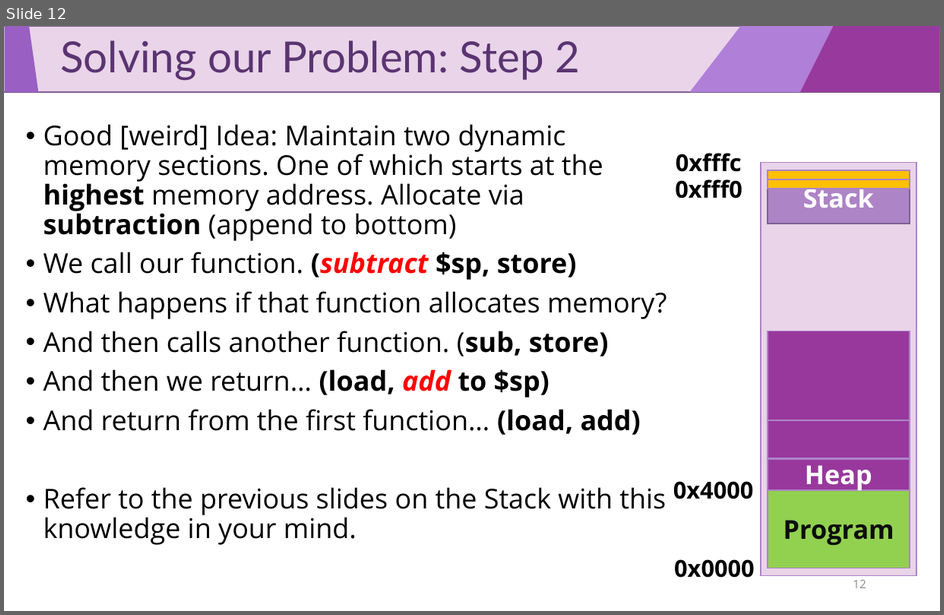
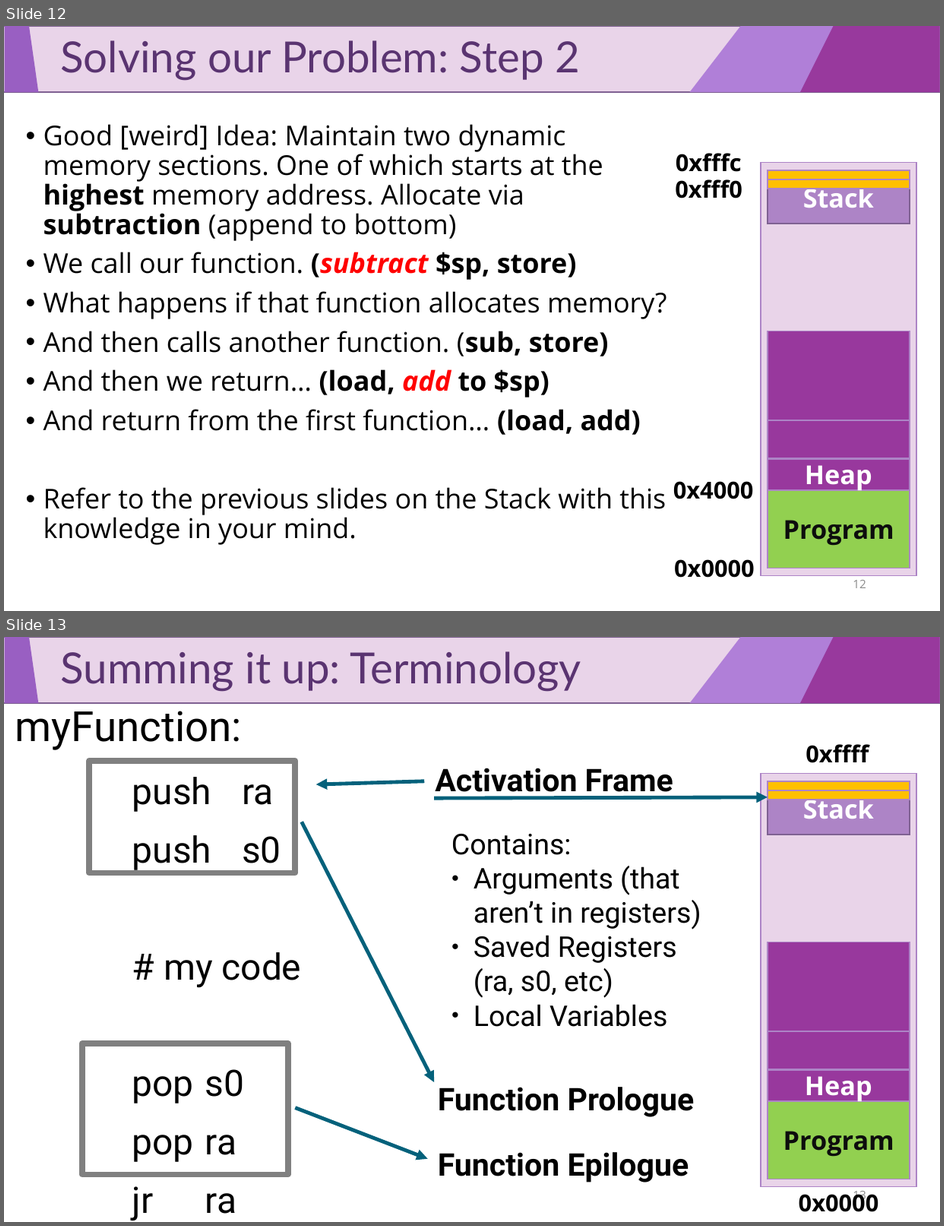
Before and after one commit to luisfnqoliveira/cs447-1, a slide deck: slides/09_CS0447_The_Stack.pptx. Shown one above the other, each under a label of ours: slide 12 before the commit, slides 12 and 13 after it. The pictures are 944x615 and 944x1226 pixels, drawn with LibreOffice and Linux fonts; fonts in the diff are those of the drawing. Boxes give left, top, right and bottom in pixels: in the first picture for what was removed or moved away, otherwise in the second. Text is boxed around its words. In the diff, an @@ line names an element or a change of style, - is before the commit and + after.

Commit message:
Updates stack slides, adds bitwise/bitfield slides, project 1.

```diff
--- a/slides/09_CS0447_The_Stack.pptx
+++ b/slides/09_CS0447_The_Stack.pptx
@@ slide 13 added at [4, 637, 940, 1222], background #FFFFFF; not listed: 4 template elements that a slide beside it also shows @@
@@ title added at [61, 651, 582, 692], 33 pt, text #5A3471 @@
+Summing it up: Terminology
@@ text added at [15, 711, 302, 1221], 28 pt, text #000000 @@
+myFunction:
+  push ra
+  push s0
+  # my code
+  pop s0
+  pop ra
+  jr ra
@@ text added at [806, 744, 869, 763], 18 pt, text #000000, bold @@
+0xffff
@@ rectangle added at [89, 761, 295, 873], outline #808080 4.51 pt @@
@@ text added at [435, 768, 674, 799], 24 pt, text #000000, bold @@
+Activation Frame
@@ arrow added from (424, 781) to (316, 785), #04617B 2.83 pt @@
@@ rectangle added at [760, 774, 917, 1187], fill #E9D4E9, outline #AD84C6 1 pt @@
@@ rectangle added at [768, 782, 911, 835], fill #AD84C6, outline #806292 1 pt, 20 pt, text #FFFFFF, bold @@
+Stack
@@ rectangle added at [768, 781, 911, 791], fill #FFC000, outline #AD84C6 1 pt @@
@@ rectangle added at [768, 791, 911, 800], fill #FFC000, outline #AD84C6 1 pt @@
@@ arrow added from (433, 798) to (768, 797), #04617B 2.83 pt @@
@@ arrow added from (302, 822) to (433, 1082), #04617B 2.83 pt @@
@@ text added at [452, 834, 701, 1027], 22 pt, text #000000 @@
+Contains:
+● Arguments (that aren’t in registers)
+● Saved Registers (ra, s0, etc)
+● Local Variables
@@ rectangle added at [768, 943, 911, 1031], fill #98389D, outline #AD84C6 1 pt @@
@@ rectangle added at [82, 1044, 287, 1174], outline #808080 4.51 pt @@
@@ rectangle added at [768, 1032, 911, 1069], fill #98389D, outline #AD84C6 1 pt @@
@@ rectangle added at [768, 1069, 911, 1101], fill #98389D, outline #AD84C6 1 pt, 20 pt, text #FFFFFF, bold @@
+Heap
@@ text added at [438, 1087, 695, 1117], 24 pt, text #000000, bold @@
+Function Prologue
@@ arrow added from (295, 1108) to (428, 1158), #04617B 2.83 pt @@
@@ rectangle added at [768, 1101, 911, 1180], fill #92D050, outline #AD84C6 1 pt, 20 pt, text #0D0D0D, bold @@
+Program
@@ text added at [438, 1152, 690, 1183], 24 pt, text #000000, bold @@
+Function Epilogue
@@ text added at [799, 1191, 880, 1212], 18 pt, text #000000, bold @@
+0x0000
@@ page number added at [853, 1191, 867, 1203], 9 pt, text #8C8C8C @@
+13
```
Also in this commit, not shown: 20 other files.
